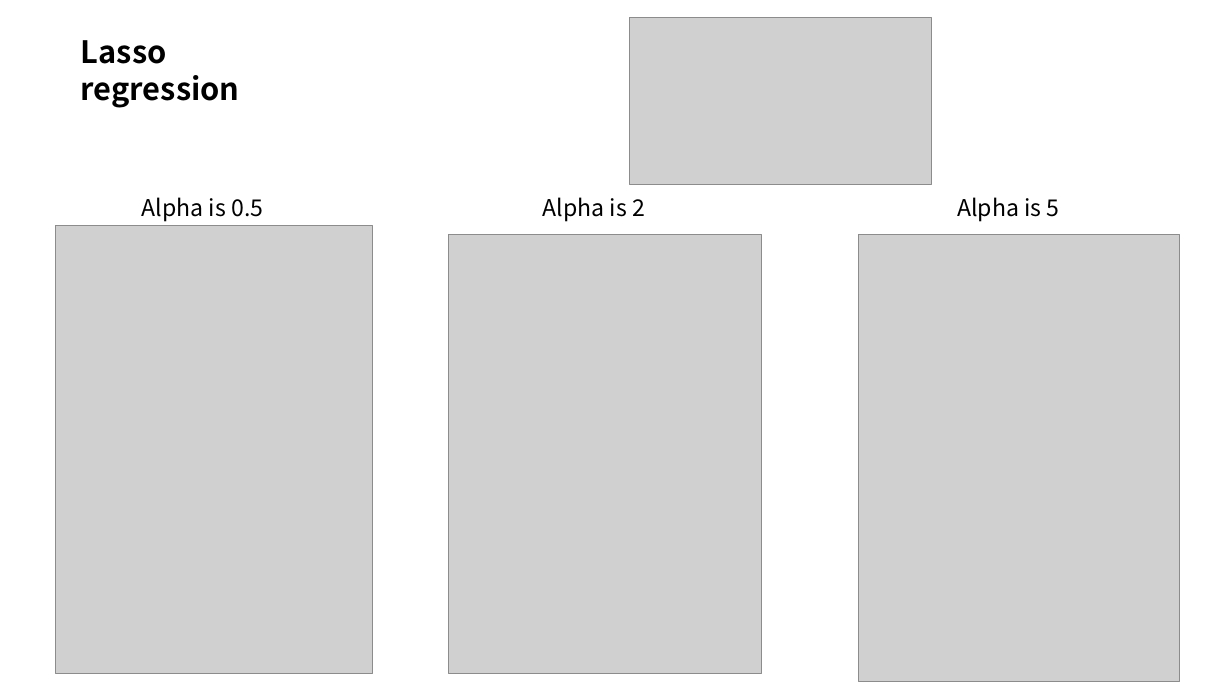
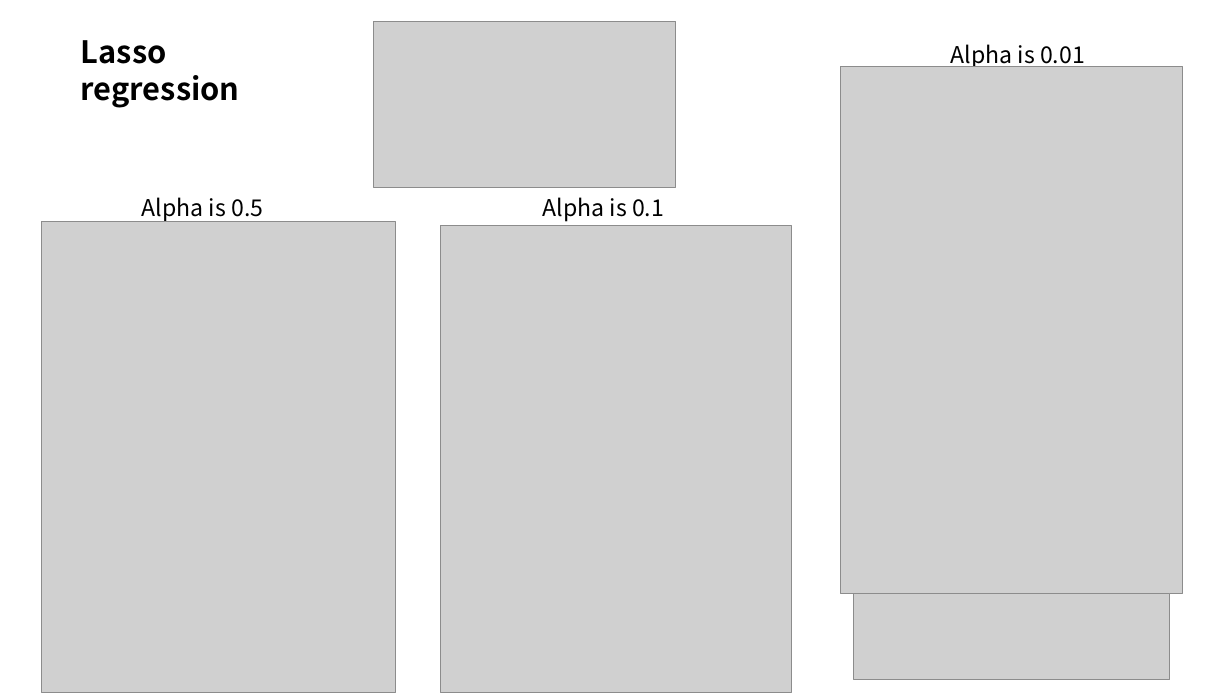
Before and after one commit to Radominic/BusinessAnalytics, a slide deck: slide 15 of week5_assignment.pptx. Drawn at 1232x693 pixels with LibreOffice and Linux fonts; fonts in the diff are those of the drawing; grey boxes stand for pictures. Boxes give left, top, right and bottom in pixels: in the first picture for what was removed or moved away, otherwise in the second. Text is boxed around its words. In the diff, an @@ line names an element or a change of style, - is before the commit and + after.

```diff
--- a/week5_assignment.pptx
+++ b/week5_assignment.pptx
@@ picture: place and size @@
-picture at [629,18,932,184]
+picture at [373,21,676,188]
@@ text at [951,44,1085,68]: text changed @@
-Alpha is 5
+Alpha is 0.01
@@ picture: place and size @@
-picture at [859,234,1179,681]
+picture at [841,67,1183,593]
@@ text at [543,197,664,221]: text changed @@
-Alpha is 2
+Alpha is 0.1
@@ picture: place and size @@
-picture at [55,226,372,673]
+picture at [42,222,396,693]
@@ picture: place and size @@
-picture at [448,234,762,673]
+picture at [441,226,791,693]
@@ picture added at [854,593,1170,679] @@
```
Also in this commit, not shown: 3 other slides changed, 1 other file.
